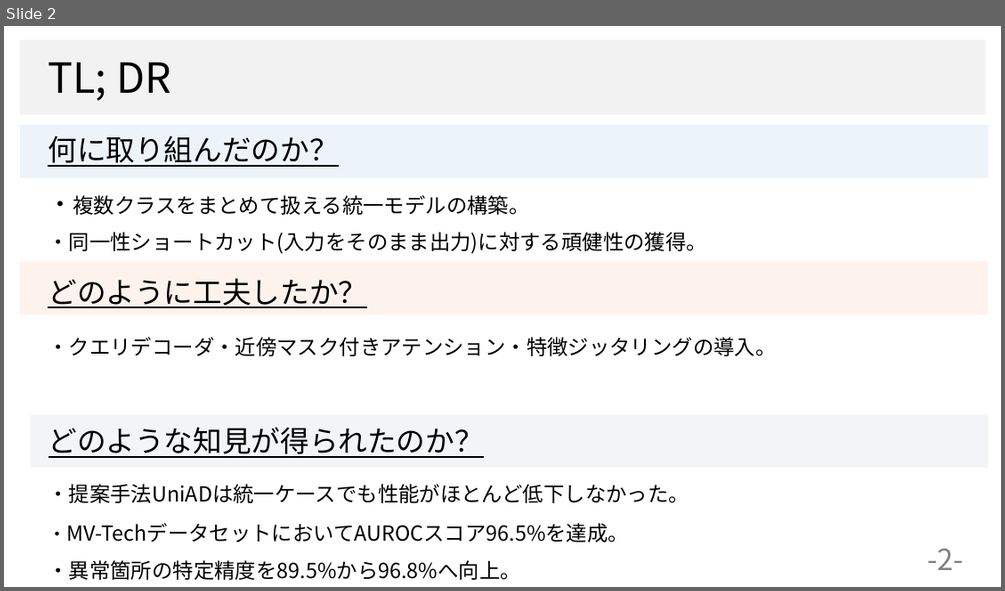
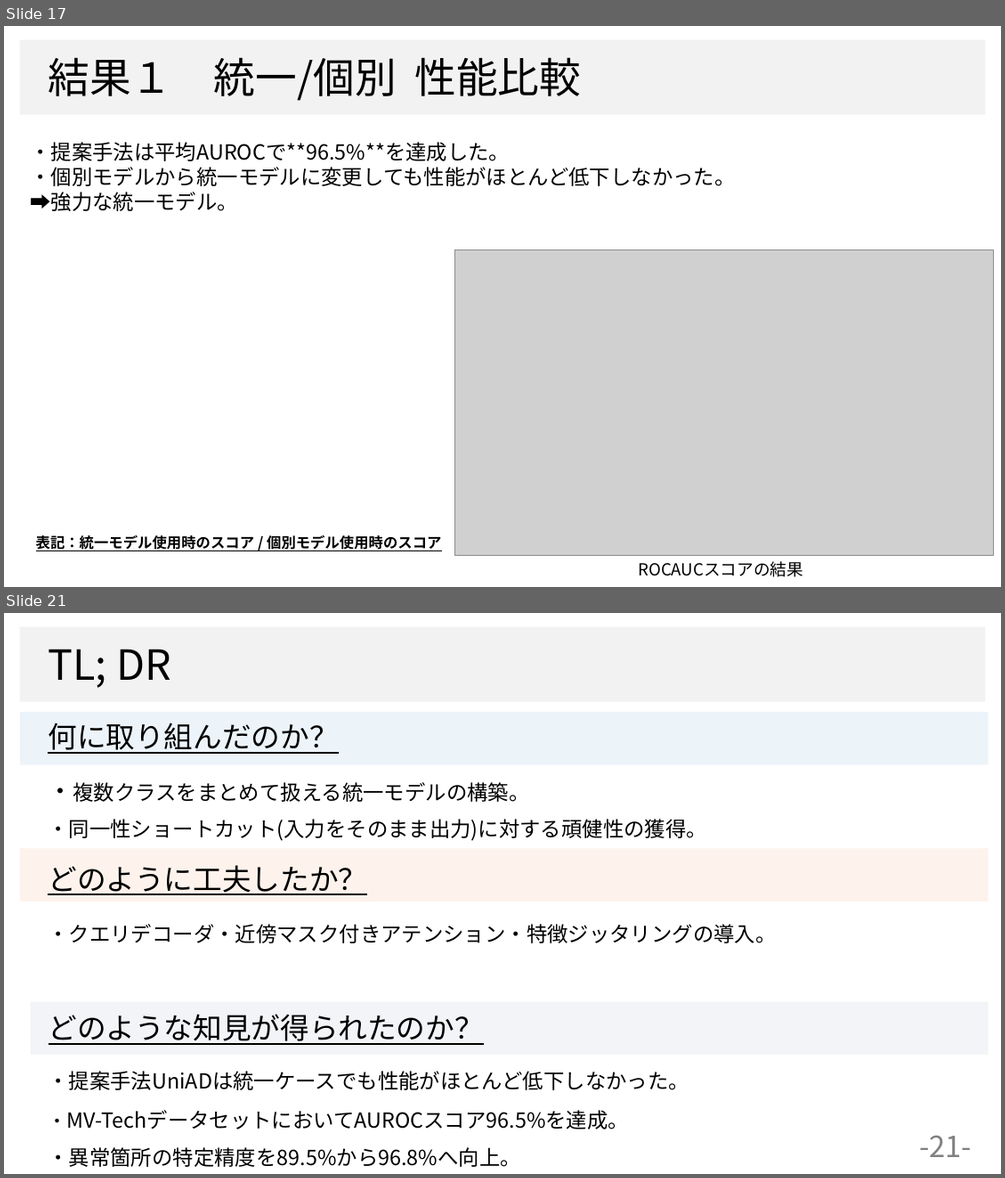
Before and after one commit to dhia-github/haselab-all, a slide deck: 20_発表資料/ゼミ資料/統一モデル_ゼミ資料２.pptx. Shown one above the other, each under a label of ours: slide 2 before the commit, slides 17 and 21 after it; the slides between them are not shown. The pictures are 1005x591 and 1005x1178 pixels, drawn with LibreOffice and Linux fonts; fonts in the diff are those of the drawing; grey boxes stand for pictures; background and template pictures are left out. Boxes give left, top, right and bottom in pixels: in the first picture for what was removed or moved away, otherwise in the second. Text is boxed around its words. In the diff, an @@ line names an element or a change of style, - is before the commit and + after.

```diff
--- a/20_発表資料/ゼミ資料/統一モデル_ゼミ資料２.pptx
+++ b/20_発表資料/ゼミ資料/統一モデル_ゼミ資料２.pptx
@@ slide 17 added at bbox=[4, 26, 1001, 587], background #FFFFFF; not listed: 1 template element that a slide beside it also shows @@
@@ text added at bbox=[48, 57, 582, 101], 40 pt, text #000000 @@
+結果１ 統一/個別 性能比較
@@ text added at bbox=[30, 142, 735, 211], 20 pt, text #000000 @@
+・提案手法は平均AUROCで**96.5%**を達成した。
+・個別モデルから統一モデルに変更しても性能がほとんど低下しなかった。
+➡強力な統一モデル。
@@ picture added at bbox=[455, 249, 994, 555] @@
@@ text added at bbox=[36, 535, 441, 551], 14 pt, text #000000, bold, underline @@
+表記：統一モデル使用時のスコア / 個別モデル使用時のスコア
@@ text added at bbox=[638, 561, 803, 577], 16 pt, text #000000 @@
+ROCAUCスコアの結果
@@ what was slide 2 is now slide 21 @@
@@ page number at bbox=[919, 1135, 971, 1157]: text changed @@
--2-
+-21-
```
Also in this commit, not shown: 8 slides changed, 8 other slides added, 9 slides removed, 31 other files.
